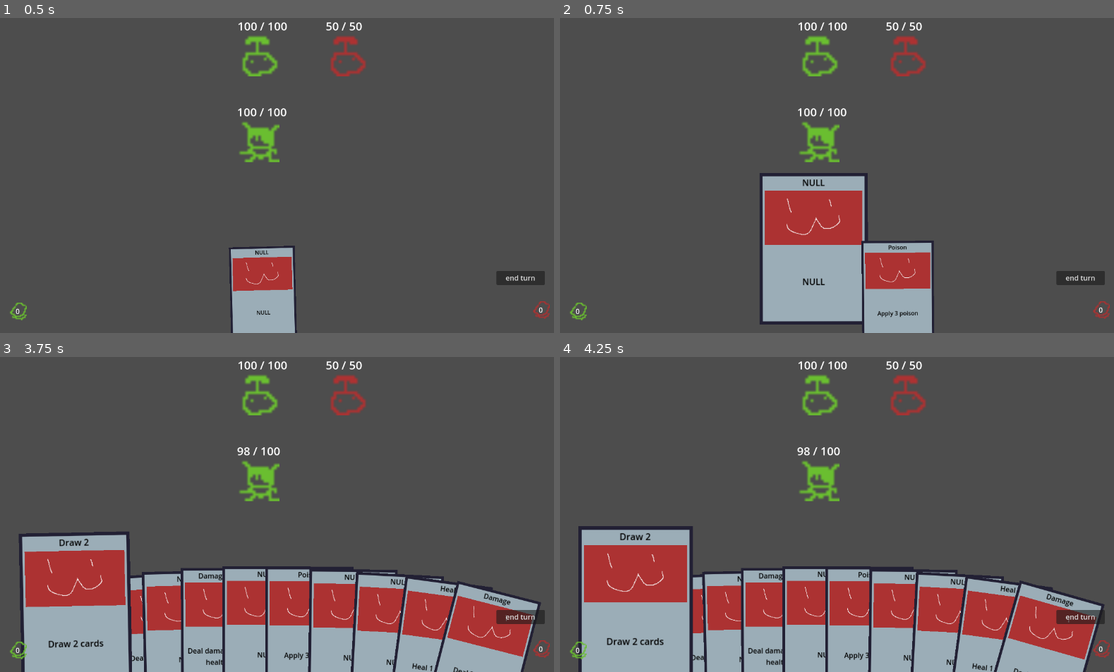
Above: before the commit, frames 1-4 (two rows, left to right).
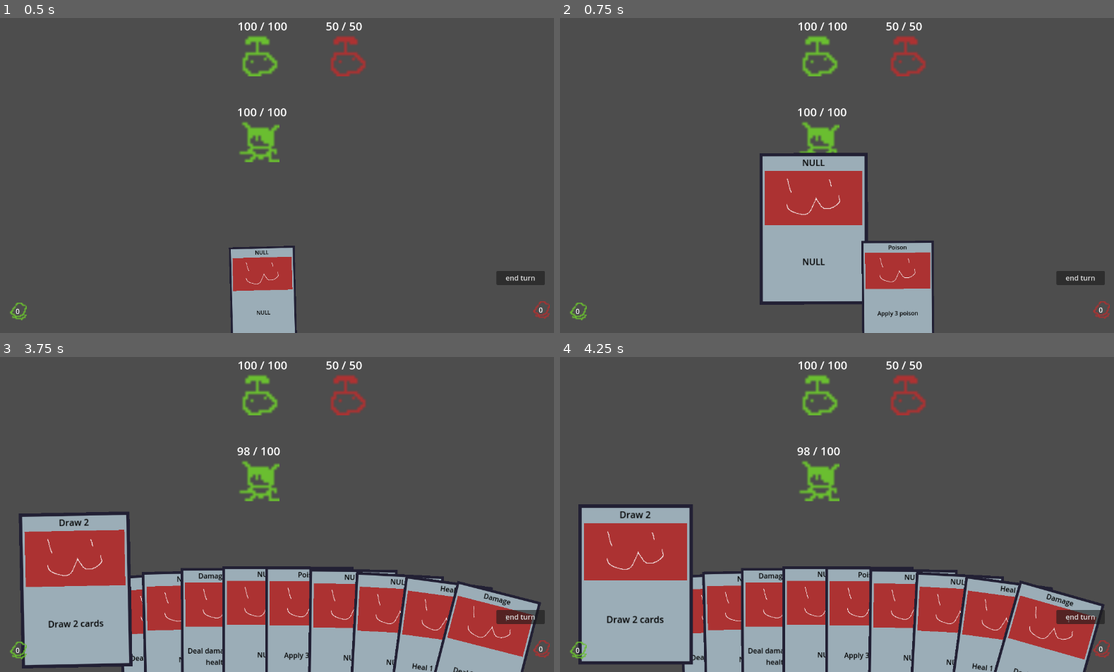
Above: after the commit, the same moments.

Repository: Saplings-Projects/1M_sub
Game: Godot game, scene res://#Scenes/TestingScene.tscn
Two runs of this game, one before a commit and one after it. Both use one fixed random seed, a clock stepped at 60 frames per second and the inputs below.
Inputs (mouse positions are in pixels of both pictures, inside the frame that each line leads up to):
- Up to frame 1 (0.5 s): no input
- Up to frame 2 (0.75 s): click (820, 292) at 0.5 s
- Up to frame 3 (3.75 s): click "end turn" at 1.25 s; click "0" at 2 s; click "0" at 2.75 s; click (77, 649) at 3.52 s
- Up to frame 4 (4.25 s): no input

Frame 1 is identical in both runs. In frame 2, 4.9% of the frame differs, in the area x 36-56%, y 42-98%; in frame 3, 4.5%; in frame 4, 4.9%, in the area x 3-25%, y 46-100%.

Commit message:
Fix offset in QUEUED

Diff:
--- a/Cards/Movement State/MoveState_Queued.gd
+++ b/Cards/Movement State/MoveState_Queued.gd
@@ -6,7 +6,7 @@
 const EASE_TIME: float = 0.5
 const EASE_TYPE: Tween.EaseType = Tween.EASE_OUT
 const TRANS_TYPE: Tween.TransitionType = Tween.TRANS_CUBIC
-const QUEUE_OFFSET: float = -100
+const QUEUE_OFFSET: float = -150
 const SCALE_AMOUNT: Vector2 = Vector2(1.3, 1.3)
 
 
